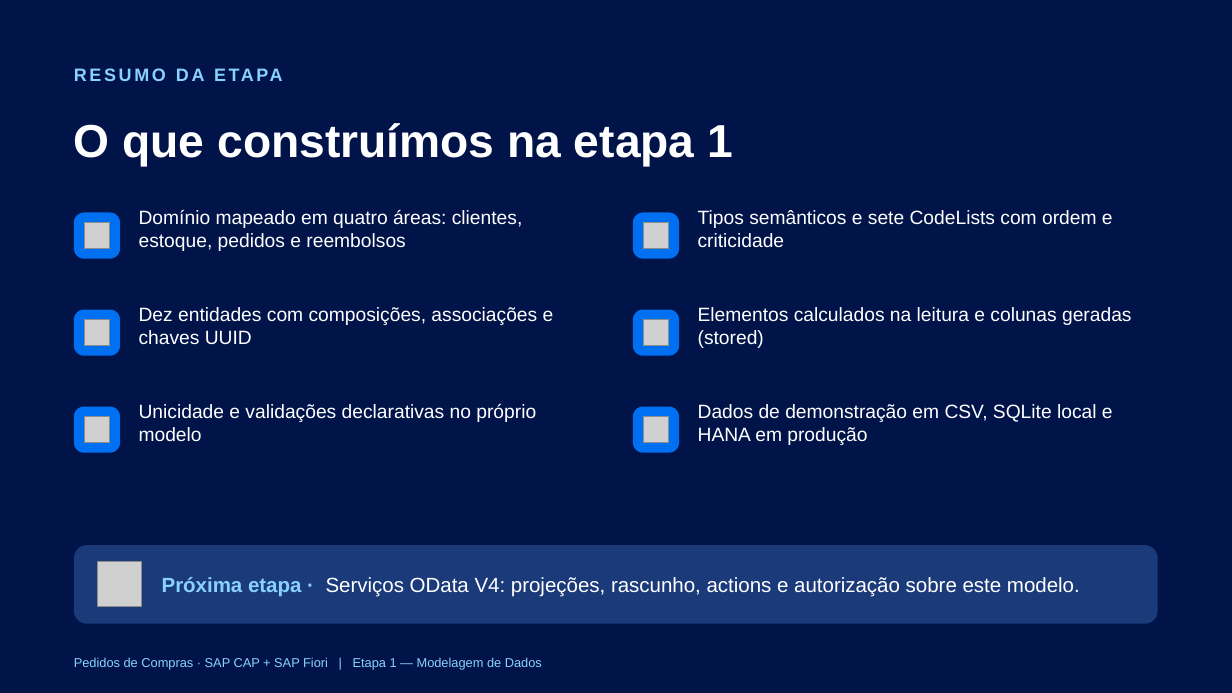
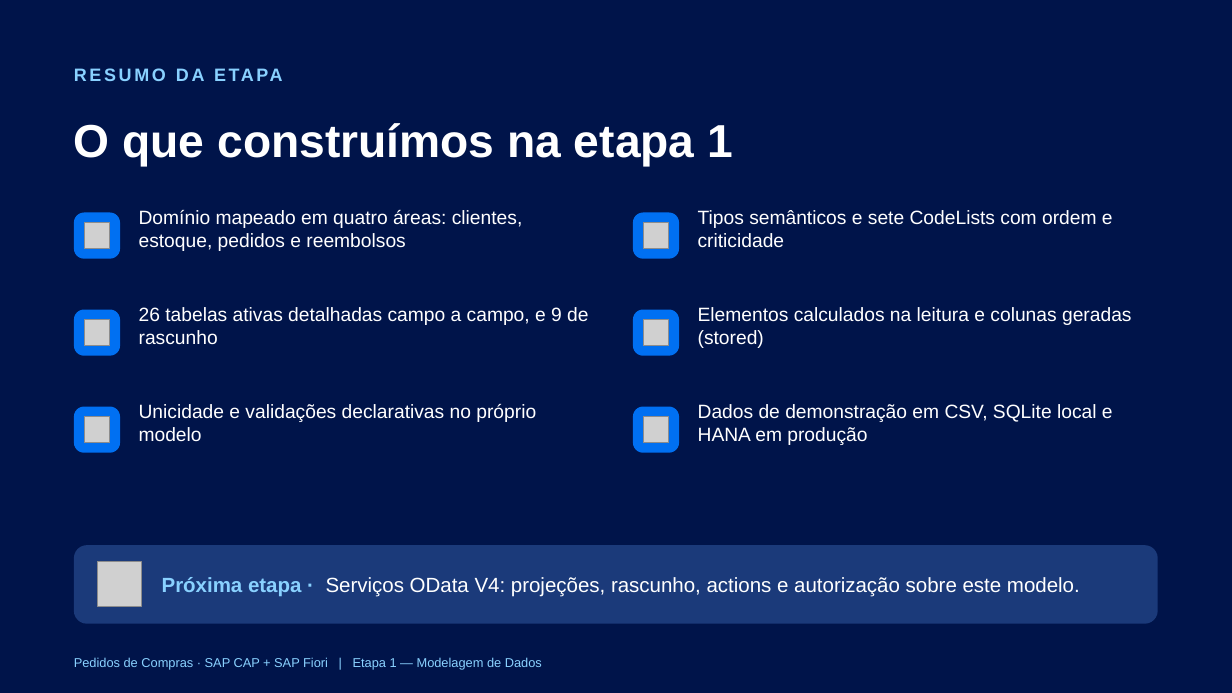
Before and after one commit to AdrianoBispo/sap-cap-nodejs-pedidos-de-compras-app, a slide deck: slide 33 of docs/apresentacoes/01-modelagem-de-dados.pptx (slide 13 before the commit). Drawn at 1232x693 pixels with LibreOffice and Linux fonts; fonts in the diff are those of the drawing; grey boxes stand for pictures. Boxes give left, top, right and bottom in pixels: in the first picture for what was removed or moved away, otherwise in the second. Text is boxed around its words. In the diff, an @@ line names an element or a change of style, - is before the commit and + after.

```diff
--- a/docs/apresentacoes/01-modelagem-de-dados.pptx
+++ b/docs/apresentacoes/01-modelagem-de-dados.pptx
@@ text at box(139, 307, 588, 345): text changed @@
-Dez entidades com composições, associações e chaves UUID
+26 tabelas ativas detalhadas campo a campo, e 9 de rascunho
```
Also in this commit, not shown: 5 other slides changed, 20 slides added, 10 other files.
